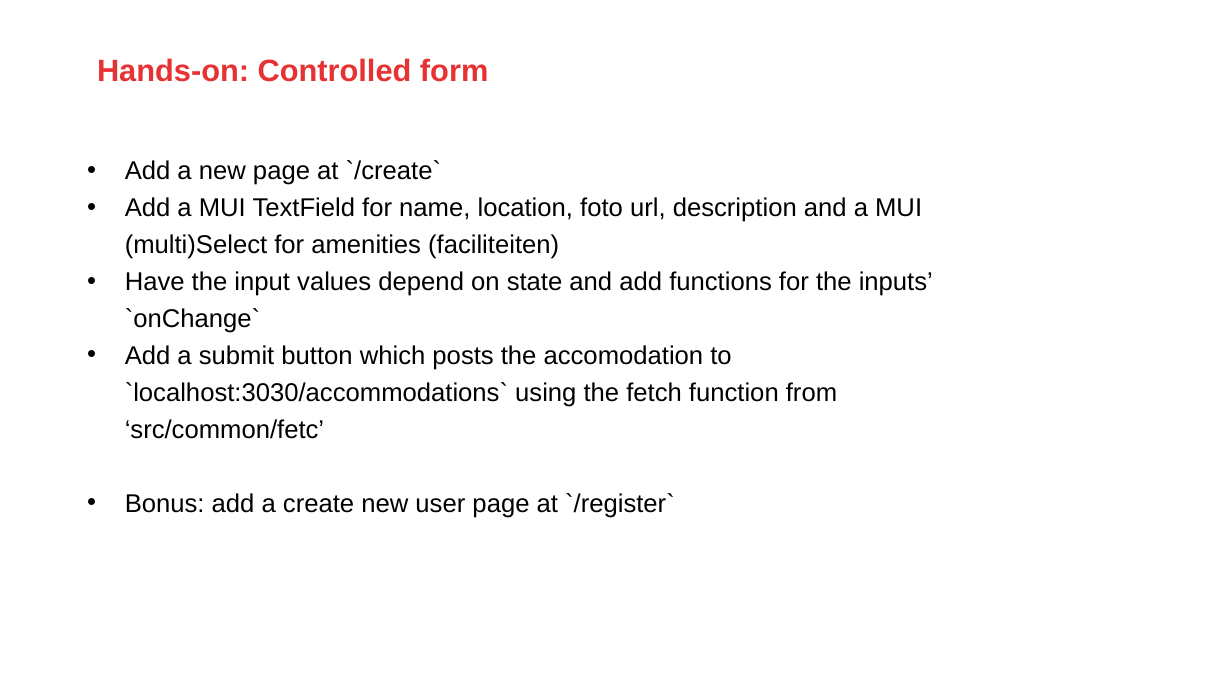
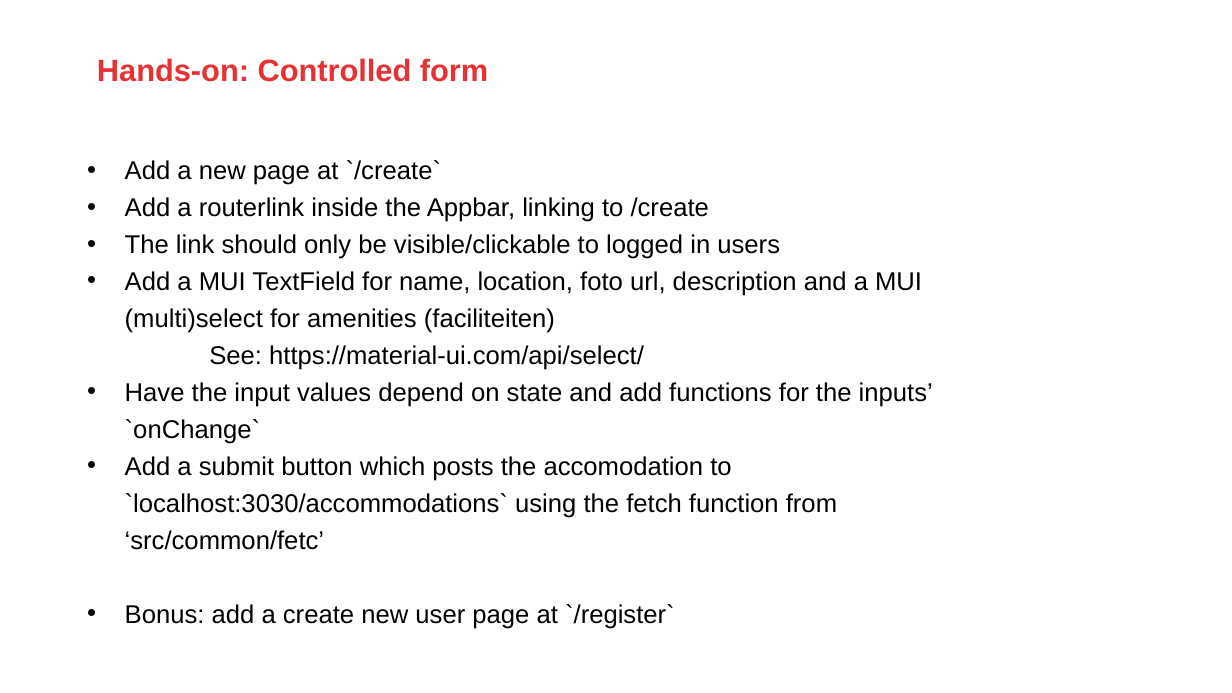
Before and after one commit to AMIS-Services/react-series, a slide deck: slide 15 of sig3/slides/SIG 3 slides.pptx (slide 10 before the commit). Drawn at 1232x693 pixels with LibreOffice and Linux fonts; fonts in the diff are those of the drawing; background and template pictures are left out. Boxes give left, top, right and bottom in pixels: in the first picture for what was removed or moved away, otherwise in the second. Text is boxed around its words. In the diff, an @@ line names an element or a change of style, - is before the commit and + after.

Commit message:
Update slides

```diff
--- a/sig3/slides/SIG 3 slides.pptx
+++ b/sig3/slides/SIG 3 slides.pptx
@@ text at (125,197,922,370): text changed @@
-• Add a MUI TextField for name, location, foto url, description and a MUI (multi)Select for amenities (faciliteiten)
+• Add a routerlink inside the Appbar, linking to /create
+• The link should only be visible/clickable to logged in users
+• Add a MUI TextField for name, location, foto url, description and a MUI (multi)select for amenities (faciliteiten)
+See: https://material-ui.com/api/select/
```
Also in this commit, not shown: 5 other slides changed, 6 slides added, 2 other files.
